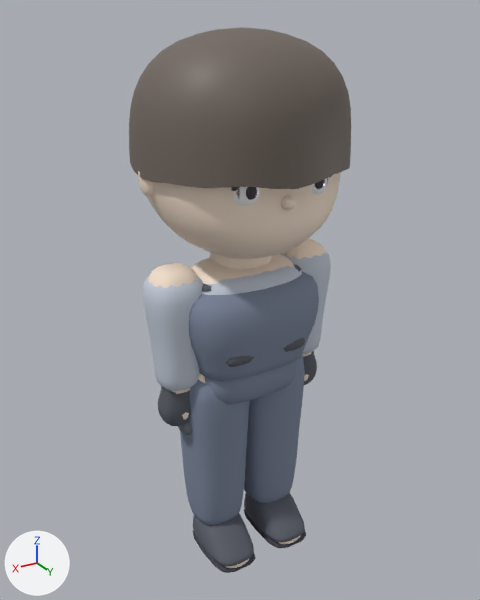
What one commit did to the glTF model apps/client/public/assets/models/characters/character.glb.
The view is the same before and after, from a camera (50 mm lens) standing at (0.701, 1.163, 1.222) and looking at (-0.01, -0.022, 0.629). Arrows for +X, +Y and +Z are at lower left; the lights stay in place. The first picture is the older version.

Objects in the first picture: 'BootUpperL', 'BootUpperR', 'Hair', 'Head', 'PantsHips', 'PantsLegL', 'PantsLegR', 'Shirt', 'SleeveL', 'SleeveR', 'Torso', 'Vest' and 21 more.
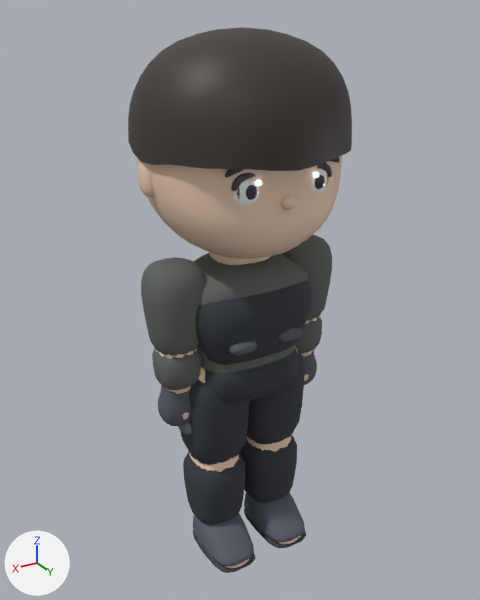
Where the newer file only moved an object's origin or applied its transform, the numbers keep the older frame.

Boxes [x1, y1, x2, y2] around the edits, measured in the pictures (480 x 600 px; the box of a moved part takes in the faces that stretch with it):
'Hair', recoloured, reshaped (darker, 11% shorter): before [129, 27, 351, 189]; after [128, 27, 352, 171]
'Vest', recoloured, reshaped: before [189, 272, 319, 381]; after [196, 280, 312, 365]
'PantsLegR', recoloured, reshaped (greyish blue to dark grey): before [180, 380, 250, 525]; after [180, 380, 250, 465]
'PantsLegL', recoloured, reshaped (greyish blue to dark grey, 36% shorter): before [244, 355, 305, 503]; after [247, 350, 305, 444]
'SleeveUpperR', added: after [141, 257, 205, 356]
'SleeveR', deleted (pale blue): before [143, 276, 203, 391]
'Shirt', recoloured, reshaped: before [190, 261, 302, 295]; after [193, 252, 308, 373]
'PantsLegLowerR', added: after [183, 452, 245, 524]
'PantsHips', recoloured (greyish blue to dark grey): [205, 360, 299, 404] in both
'PantsLegLowerL', added: after [239, 436, 297, 502]
'SleeveUpperL', added: after [281, 235, 332, 321]
'SleeveLowerR', added: after [152, 349, 201, 390]
'SleeveL', deleted (pale blue): before [281, 251, 331, 354]
'SleeveLowerL', added: after [295, 316, 322, 353]
'BrowR', recoloured: [225, 169, 244, 178] in both
'BrowL', recoloured: [330, 157, 340, 163] in both
part 1 of me_mesh_031, built on: before [190, 261, 302, 295]; after [193, 252, 308, 305]
part 3 of me_mesh_040, cut back: before [244, 387, 304, 503]; after [247, 387, 304, 444]
part 4 of me_mesh_042, cut back: before [180, 405, 249, 525]; after [180, 405, 249, 465]
part 5 of me_mesh_052, moved or reshaped: before [129, 67, 351, 189]; after [128, 67, 352, 171]
'Torso', unchanged, covered by the edit: before [191, 254, 293, 284]

What changed in the scene script:
```text
Change mat_recolor_hair:
    mat_recolor_hair.base_color: (0.16, 0.13, 0.11) -> (0.045, 0.036, 0.032)  # brown #6f655d -> dark grey #3c3532
Change mat_recolor_secondary:
    mat_recolor_secondary.base_color: (0.55, 0.6, 0.69) -> (0.115, 0.125, 0.115)  # pale blue #c4cbd8 -> dark grey #5f635f
Change mat_recolor_primary:
    mat_recolor_primary.base_color: (0.2, 0.24, 0.33) -> (0.035, 0.04, 0.052)  # greyish blue #7c869b -> dark grey #353840
Change me_mesh_031:
    remove me_mesh_031.from_pydata(...)  # 422 vertices, 840 faces; spans x -0.152..0.152, y -0.101..0.105, z -0.036..0.264
    add me_mesh_031.from_pydata(...)  # 478 vertices, 952 faces; spans x -0.155..0.155, y -0.101..0.105, z -0.036..0.278
    me_mesh_031 part 1
    29 vertices are removed from x -0.075..0.075, y -0.062..0.062, z 0.259..0.264
    84 faces are deleted
    3 vertices in x 0.126..0.152, y -0.068..0.027, z 0.209 move by (0.003, 0.0, 0.0)
    3 vertices in x -0.152..-0.126, y -0.068..0.027, z 0.209 move by (-0.003, 0.0, 0.0)
    106 vertices move from x -0.149..0.149, y -0.097..0.098, z 0.209..0.253 to x -0.152..0.152, y -0.098..0.099, z 0.209..0.252
    85 vertices are added at x -0.097..0.097, y -0.081..0.081, z 0.262..0.278
    196 new faces join them
Change me_mesh_034:
    remove me_mesh_034.from_pydata(...)  # 310 vertices, 616 faces; spans x -0.167..0.167, y -0.125..0.125, z 0.018..0.24
    add me_mesh_034.from_pydata(...)  # 310 vertices, 616 faces; spans x -0.153..0.153, y -0.116..0.116, z 0.05..0.243
    me_mesh_034 part 2: 310 of 310 vertices moved; they spanned x -0.167..0.167, y -0.125..0.125, z 0.018..0.24 and now span x -0.153..0.153, y -0.116..0.116, z 0.05..0.243; mean shift (0.0, 0.0, 0.019)
Change me_mesh_040:
    remove me_mesh_040.from_pydata(...)  # 314 vertices, 624 faces; spans x -0.079..0.079, y -0.077..0.077, z -0.384..0.038
    add me_mesh_040.from_pydata(...)  # 170 vertices, 336 faces; spans x -0.079..0.079, y -0.077..0.077, z -0.22..0.038
    me_mesh_040 part 3
    169 vertices are removed from x -0.072..0.072, y -0.071..0.071, z -0.384..-0.208
    360 faces are deleted
    14 vertices in x -0.069..0.069, y -0.075..0.075, z -0.11 move by (0.0, 0.0, -0.002)
    7 vertices in x -0.066..0.076, y -0.058..0.058, z -0.161..-0.11 move by (0.001, 0.0, -0.002)
    7 vertices in x -0.076..0.066, y -0.058..0.058, z -0.161..-0.11 move by (-0.001, 0.0, -0.002)
    20 vertices move from x -0.074..0.074, y -0.073..0.073, z -0.161 to x -0.072..0.072, y -0.071..0.071, z -0.164..-0.163
    25 vertices are added at x -0.061..0.061, y -0.06..0.06, z -0.22..-0.196
    72 new faces join them
Change me_mesh_042:
    remove me_mesh_042.from_pydata(...)  # 314 vertices, 624 faces; spans x -0.079..0.079, y -0.077..0.077, z -0.384..0.038
    add me_mesh_042.from_pydata(...)  # 170 vertices, 336 faces; spans x -0.079..0.079, y -0.077..0.077, z -0.22..0.038
    me_mesh_042 part 4
    169 vertices are removed from x -0.072..0.072, y -0.071..0.071, z -0.384..-0.208
    360 faces are deleted
    14 vertices in x -0.069..0.069, y -0.075..0.075, z -0.11 move by (0.0, 0.0, -0.002)
    7 vertices in x -0.066..0.076, y -0.058..0.058, z -0.161..-0.11 move by (0.001, 0.0, -0.002)
    7 vertices in x -0.076..0.066, y -0.058..0.058, z -0.161..-0.11 move by (-0.001, 0.0, -0.002)
    20 vertices move from x -0.074..0.074, y -0.073..0.073, z -0.161 to x -0.072..0.072, y -0.071..0.071, z -0.164..-0.163
    25 vertices are added at x -0.061..0.061, y -0.06..0.06, z -0.22..-0.196
    72 new faces join them
Change me_mesh_052:
    remove me_mesh_052.from_pydata(...)  # 353 vertices, 672 faces; spans x -0.218..0.218, y -0.222..0.196, z 0.167..0.439
    add me_mesh_052.from_pydata(...)  # 353 vertices, 672 faces; spans x -0.218..0.218, y -0.224..0.198, z 0.196..0.439
    me_mesh_052 part 5: 172 of 353 vertices moved; they spanned x -0.218..0.218, y -0.222..0.196, z 0.167..0.397 and now span x -0.218..0.218, y -0.224..0.198, z 0.196..0.396; mean shift (0.0, 0.0, 0.014); largest move (-0.187, -0.132, 0.193) -> (-0.187, -0.132, 0.236)
Remove ob_sleevel:
    ob_sleevel = bpy.data.objects.new('SleeveL', me_mesh_032)
Remove ob_sleever:
    ob_sleever = bpy.data.objects.new('SleeveR', me_mesh_033)
Add ob_pantsleglowerr:
    ob_pantsleglowerr = bpy.data.objects.new('PantsLegLowerR', me_mesh_046_1)  # 170 vertices, 336 faces; spans x -0.07..0.07, y -0.069..0.069, z -0.165..0.016; in mat_recolor_primary (dark grey #353840)
    ob_pantsleglowerr.location = (0.076, 0.0, 0.255)
Add ob_pantsleglowerl:
    ob_pantsleglowerl = bpy.data.objects.new('PantsLegLowerL', me_mesh_046_1.copy())
    ob_pantsleglowerl.location = (-0.076, 0.0, 0.255)
Add ob_sleevelowerr:
    ob_sleevelowerr = bpy.data.objects.new('SleeveLowerR', me_mesh_035_1)  # 122 vertices, 240 faces; spans x -0.0505..0.0505, y -0.05..0.05, z -0.0909..0.0154; in mat_recolor_secondary (dark grey #5f635f)
    ob_sleevelowerr.location = (0.163, 0.0, 0.564)
Add ob_sleeveupperr:
    ob_sleeveupperr = bpy.data.objects.new('SleeveUpperR', me_mesh_034_1)  # 218 vertices, 432 faces; spans x -0.066..0.066, y -0.064..0.064, z -0.122..0.081; in mat_recolor_secondary (dark grey #5f635f)
    ob_sleeveupperr.location = (0.163, 0.0, 0.679)
Add ob_sleevelowerl:
    ob_sleevelowerl = bpy.data.objects.new('SleeveLowerL', me_mesh_035_1.copy())
    ob_sleevelowerl.location = (-0.163, 0.0, 0.564)
Add ob_sleeveupperl:
    ob_sleeveupperl = bpy.data.objects.new('SleeveUpperL', me_mesh_034_1.copy())
    ob_sleeveupperl.location = (-0.163, 0.0, 0.679)
```
